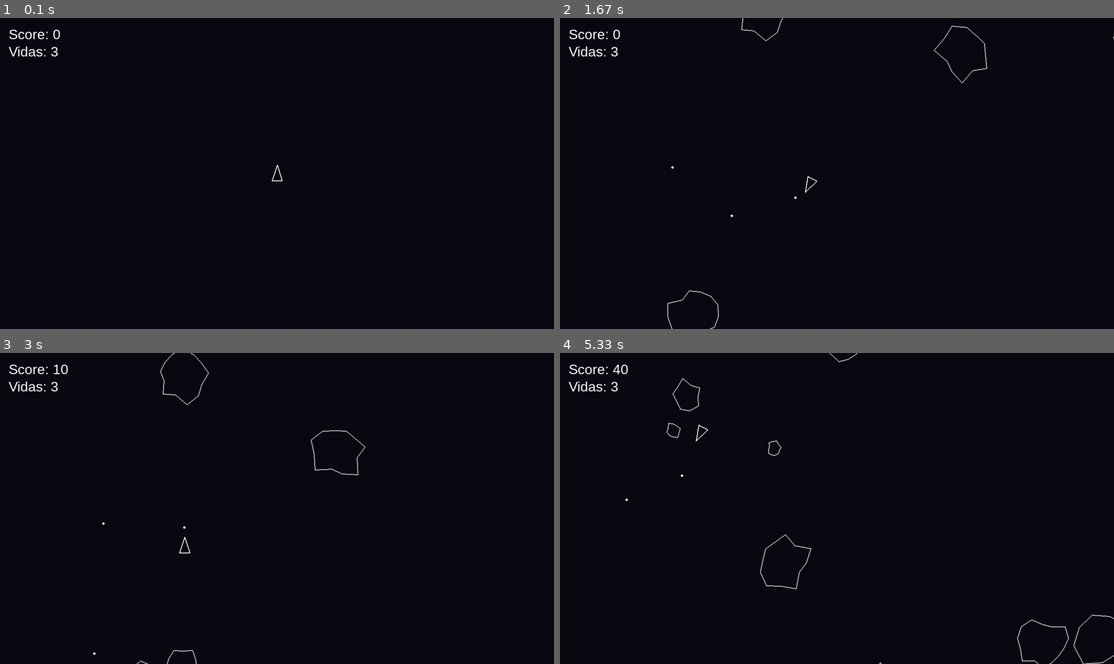
Above: before the commit, frames 1-4 (two rows, left to right).
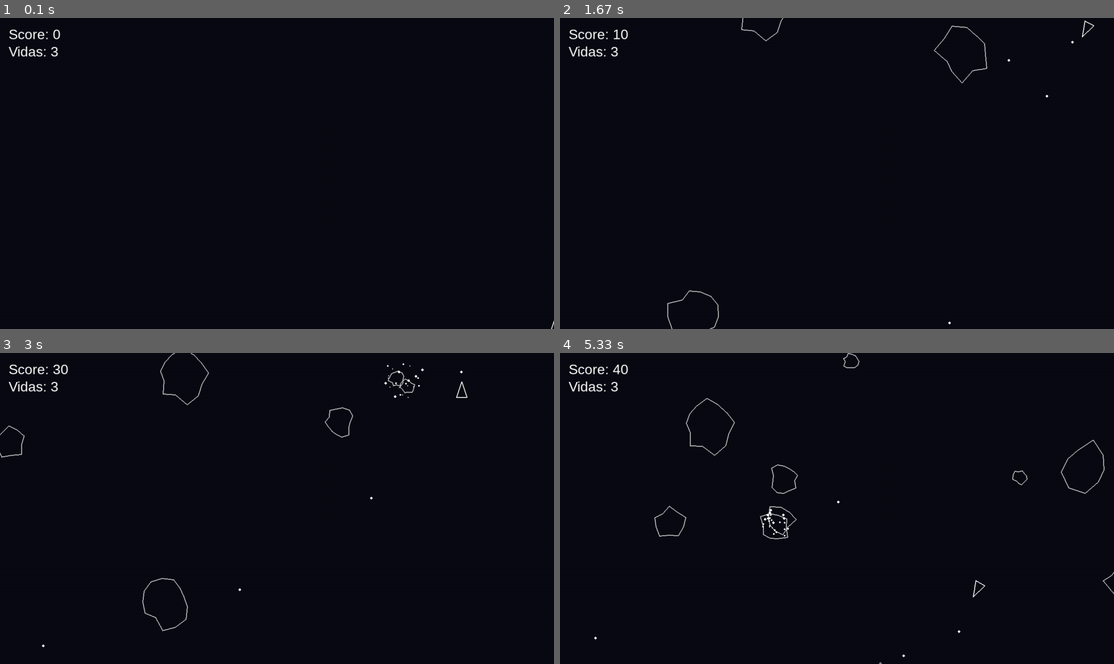
Above: after the commit, the same moments.

Repository: Pedrobarberini/Asteroids-Pygame
Game: pygame game, started from src/main.py
The game is run twice, just before and just after one commit, with the same random seed, the same clock (stepped at 60 frames per second) and the same inputs.
Inputs:
- Up to frame 1 (0.1 s): no input
- Up to frame 2 (1.67 s): tap Space at 0.33, 0.73, 1.03, 1.23, 1.57 s; hold Right 0.67-1.13 s; hold Up 1.17-1.47 s; hold Right from 1.5 s (still down)
- Up to frame 3 (3 s): tap Space at 1.87, 2.07, 2.37, 2.63, 2.93 s; release Right at 1.97 s; hold Left 2-2.53 s; hold Left 2.57-2.97 s
- Up to frame 4 (5.33 s): hold Up 3-3.37 s; tap Space at 3.07, 3.47, 3.77, 4.13, 4.43, 4.63, 4.93, 5.13 s; hold Right 3.4-4.03 s; hold Left 4.07-4.53 s; hold Right 4.57-5.03 s; hold Up from 5.07 s (still down)

The runs differ from the first frame. In frame 1, less than 0.1% of the frame differs, in the area x 49-100%, y 47-100%; in frame 2, 0.1%; in frame 3, 0.6%; in frame 4, 1.2%, in the area x 6-100%, y 0-100%.

Commit message:
change player size

Diff:
--- a/src/main.py
+++ b/src/main.py
@@ -19,7 +19,7 @@
 
 font = pygame.font.SysFont("Arial", 32)
 
-player = Player(WIDTH // 2, HEIGHT // 2)
+player = Player(WIDTH // 1, HEIGHT // 1)
 
 bullets = []
 asteroids = []
